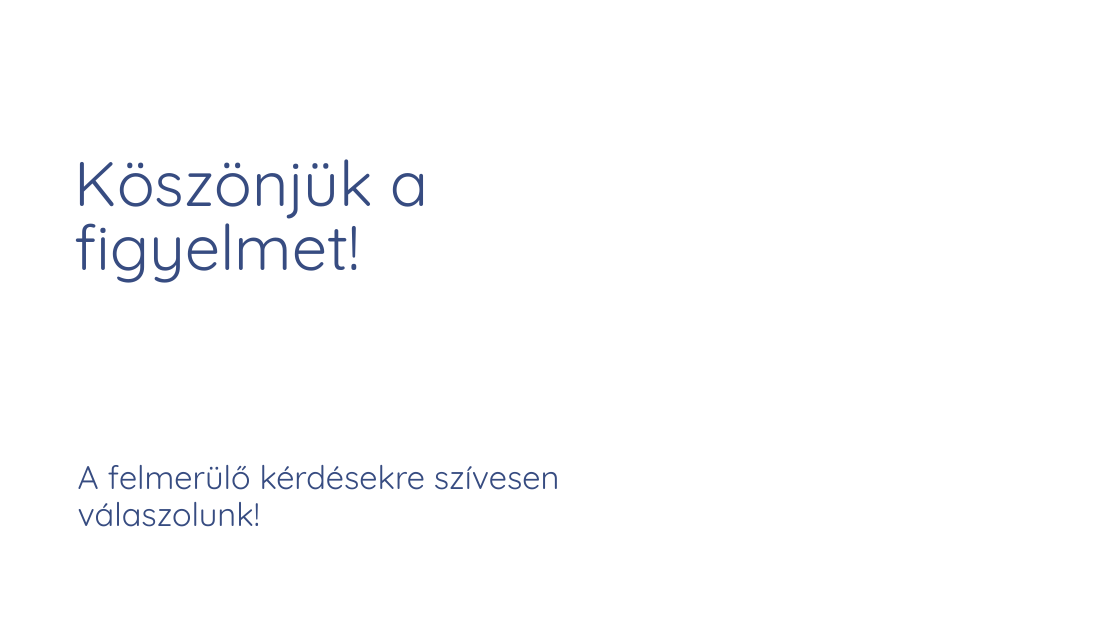
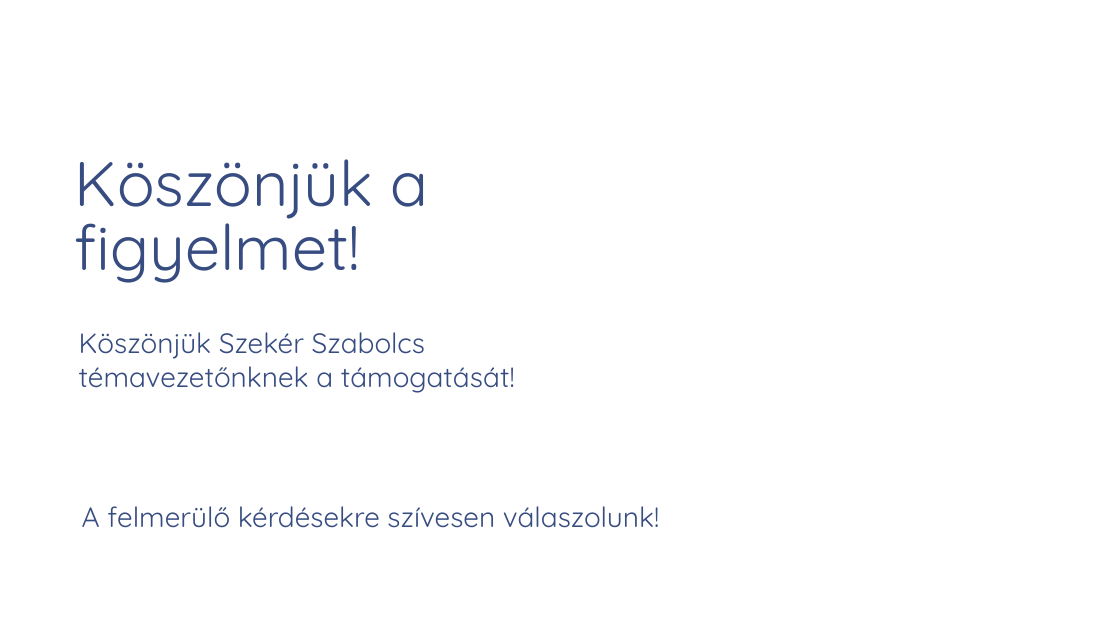
Before and after one commit to patmik2012/PubSync, a slide deck: slide 21 of Publikációs listák szinkronizálása.pptx. Drawn at 1120x630 pixels with LibreOffice and Linux fonts; fonts in the diff are those of the drawing; background and template pictures are left out. Boxes give left, top, right and bottom in pixels: in the first picture for what was removed or moved away, otherwise in the second. Text is boxed around its words. In the diff, an @@ line names an element or a change of style, - is before the commit and + after.

```diff
--- a/Publikációs listák szinkronizálása.pptx
+++ b/Publikációs listák szinkronizálása.pptx
@@ text added at [79, 332, 515, 393], 24 pt, text #374C81 @@
+Köszönjük Szekér Szabolcs témavezetőnknek a támogatását!
@@ text "A felmerülő kérdésekre szívesen válaszolunk!" at [82, 506, 659, 528]: size 28 to 24 pt @@
```
Also in this commit, not shown: 7 other slides changed, 1 other file.
